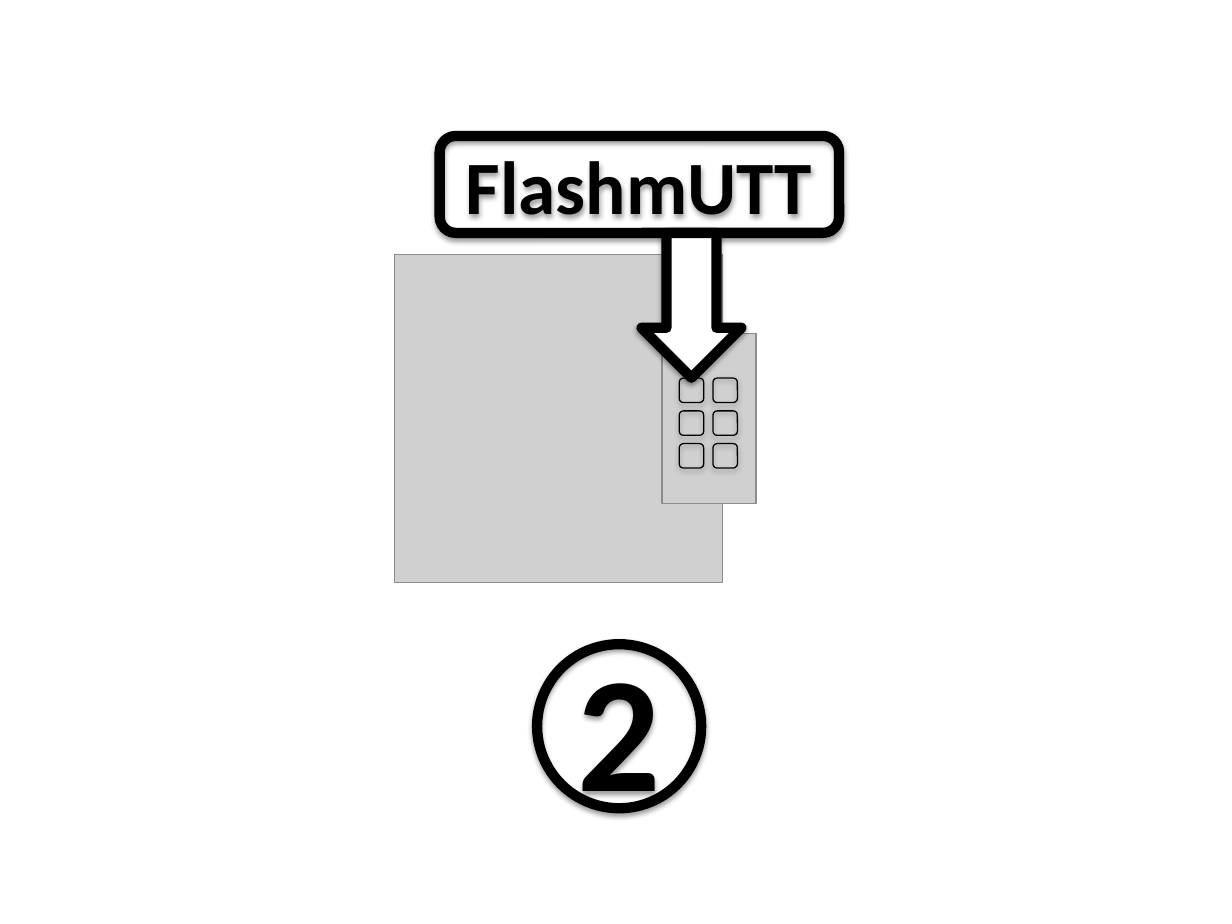
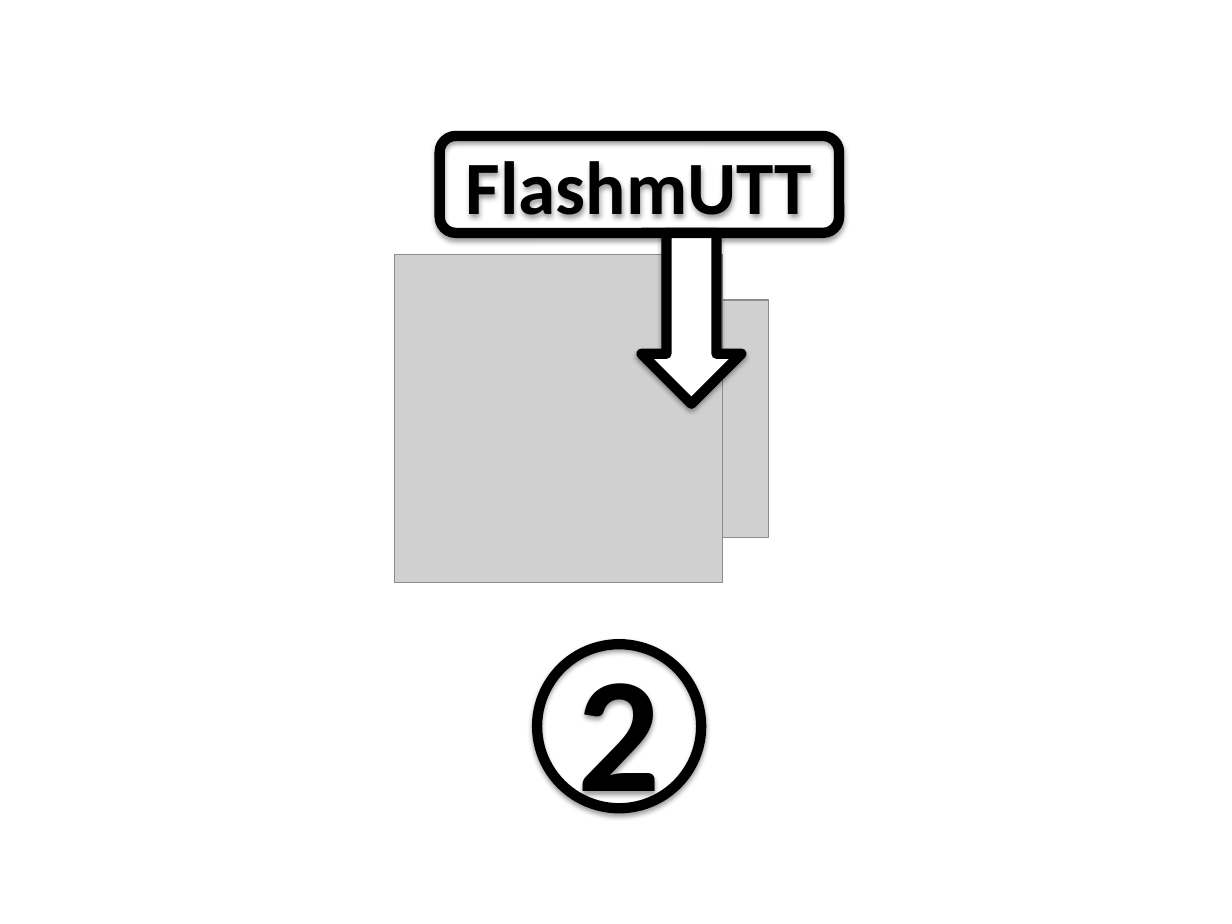
Before and after one commit to Anicky/FlashmUTT, a slide deck: slide 3 of Diagrammes/Scenarios - Schemas.pptx. Drawn at 1232x924 pixels with LibreOffice and Linux fonts; fonts in the diff are those of the drawing; grey boxes stand for pictures. Boxes give left, top, right and bottom in pixels: in the first picture for what was removed or moved away, otherwise in the second. Text is boxed around its words. In the diff, an @@ line names an element or a change of style, - is before the commit and + after.

```diff
--- a/Diagrammes/Scenarios - Schemas.pptx
+++ b/Diagrammes/Scenarios - Schemas.pptx
@@ right arrow: place and size @@
-right arrow at <box>642,232,742,378</box>
+right arrow at <box>642,233,742,404</box>
@@ picture: place and size @@
-picture at <box>662,334,755,504</box>
+picture at <box>643,299,769,537</box>
@@ rounded rectangle removed at <box>679,378,703,403</box> @@
@@ rounded rectangle removed at <box>713,378,738,403</box> @@
@@ rounded rectangle removed at <box>679,411,703,436</box> @@
@@ rounded rectangle removed at <box>713,411,738,436</box> @@
@@ rounded rectangle removed at <box>679,444,703,468</box> @@
@@ rounded rectangle removed at <box>713,444,738,468</box> @@
```
Also in this commit, not shown: 8 slides added, 1 slide removed, 12 other files.
